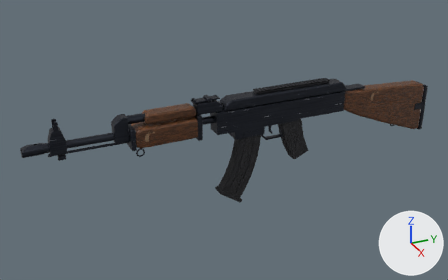
One commit to the glTF model assets/models/gun_rifle.glb: the scene before it, then after it.
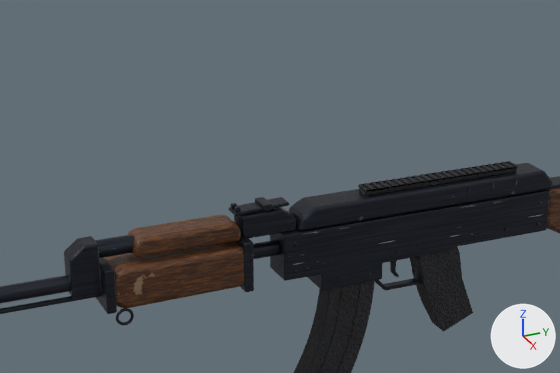
There are two pictures of each version: one whole from a camera (50 mm lens) standing at (1.34, -0.79, 0.667) and looking at (-0.04, -0.168, -0.024), one close up on the part from 18% to 78% of the width and 0% to 64% of the height. The axes (+X, +Y, +Z) are drawn at lower right. The lights are the same throughout. The older version's two pictures come first. Vertices at exactly the same position are counted once.

The first close-up shows 'gun_rifle'.
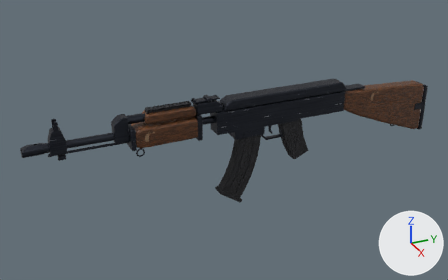
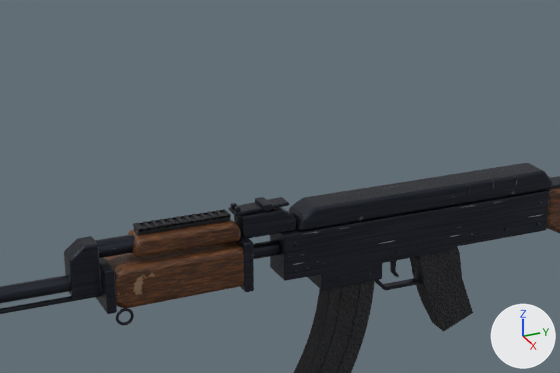
Edits to the bpy script that builds the scene:
```text
Change me_receiver:
    used by ob_gun_rifle; location = (0.0, 0.0, 0.0)
    remove me_receiver.from_pydata(...)  # 11550 vertices, 22840 faces; spans x -0.056..0.033, y -0.688..0.456, z -0.192..0.123
    add me_receiver.from_pydata(...)  # 10326 vertices, 20392 faces; spans x -0.056..0.033, y -0.688..0.456, z -0.192..0.123
    me_receiver part 1: the loose piece of 96 vertices spanning x -0.009..0.009, y -0.1..0.12, z 0.112..0.117 is scaled about its middle by (0.903, 0.516, 1), then moved by (0.0, -0.345, -0.005)
    me_receiver part 2: 7 vertices moved from x -0.011..0.01, y -0.083..-0.078, z 0.118..0.12 to x -0.01..-0.009, y -0.36..-0.347, z 0.116..0.117; 2545 vertices removed from x -0.011..0.011, y -0.1..0.12, z 0.116..0.121; 1321 vertices added at x -0.01..0.01, y -0.392..-0.278, z 0.112..0.117
```

Pixel boxes (x1, y1, x2, y2) of what changed, in the close-ups (560 x 373 px; the box of a moved part takes in the faces that stretch with it):
'gun_rifle', reshaped: before (0, 161, 560, 373); after (0, 163, 560, 373)
part 1 of me_receiver, moved or reshaped: before (359, 169, 517, 196); after (134, 218, 230, 236)
part 2 of me_receiver, moved or reshaped: before (358, 161, 518, 193); after (133, 209, 231, 232)
